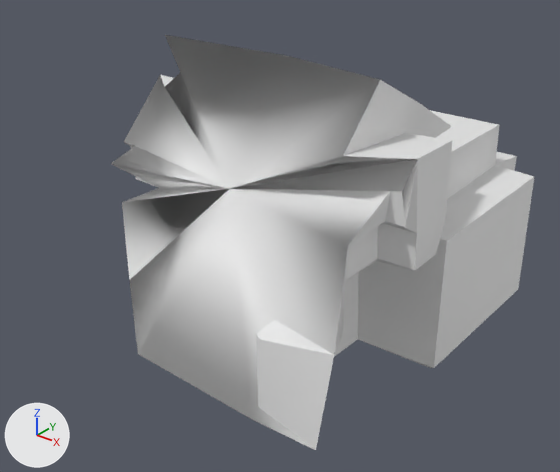
One commit to the OBJ model src/main/resources/assets/kn8/meshes/jura/foot_right.obj: the scene before it, then after it.
Camera for both pictures: a 50 mm camera at (0.371, -0.14, 0.233) aimed at (0.135, 0.156, 0.049). Arrows for +X, +Y and +Z are at lower left; the lights stay in place. The older version comes first. Where no turn or scale is listed for an object, it has been applied to the vertices. Vertices at exactly the same position are counted once.

Before the edit, the objects in view are built like this:
```python
me_foot_right = bpy.data.meshes.new('foot_right')
me_foot_right.from_pydata(...)  # 110 vertices, 215 faces; spans x 0.052..0.232, y 0.076..0.296, z 0.0..0.155
ob_foot_right = bpy.data.objects.new('foot_right', me_foot_right)
ob_foot_right.location = (0.0, 0.0, 0.0)
```
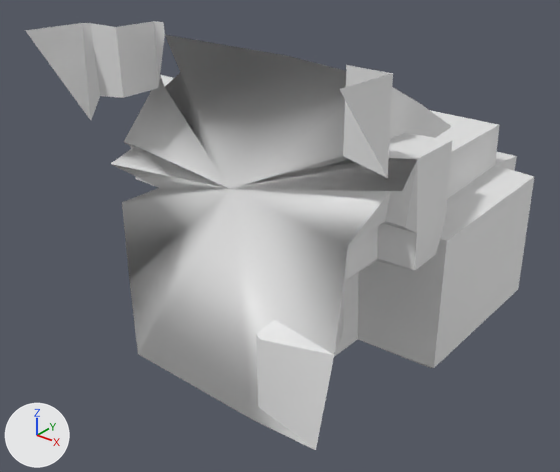
Location of each change, (x1, y1, x2, y2) in pixels of the pictures (560 x 472 px):
'foot_right', reshaped (20% wider): before (111, 35, 534, 450); after (25, 21, 534, 450)
part 1 of me_foot_right, built on: before (111, 146, 417, 280); after (25, 21, 417, 280)

What the commit changed:
me_foot_right is used by ob_foot_right; location (0.0, 0.0, 0.0).
me_foot_right had 110 vertices, 215 faces and spanned x 0.052..0.232, y 0.076..0.296, z 0.0..0.155.
me_foot_right now has 127 vertices, 230 faces and spans x 0.052..0.232, y 0.069..0.296, z 0.0..0.165.
Part 1, on me_foot_right:
3 faces are deleted.
17 vertices are added at x 0.054..0.23, y 0.069..0.131, z 0.112..0.165.
18 new faces join them.
